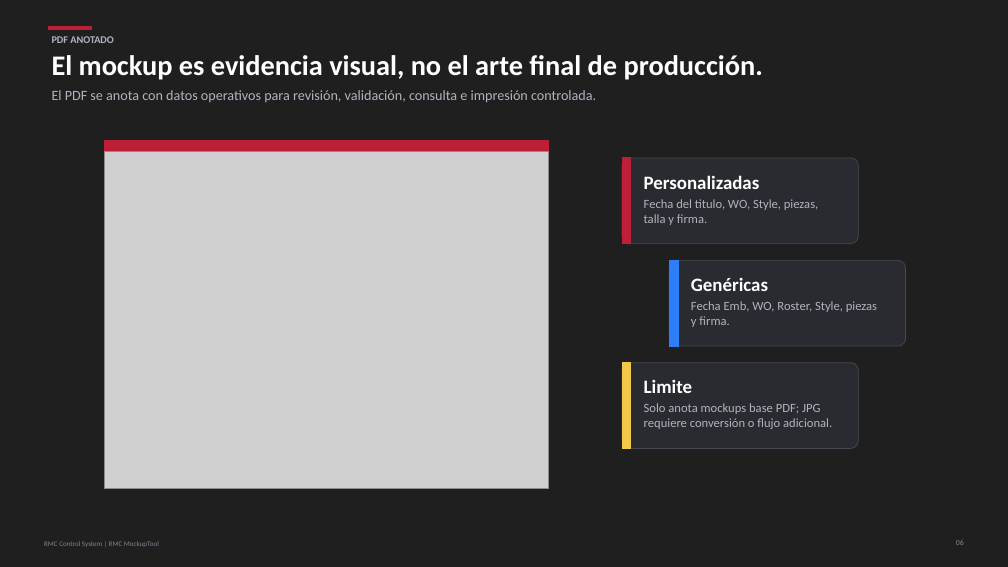
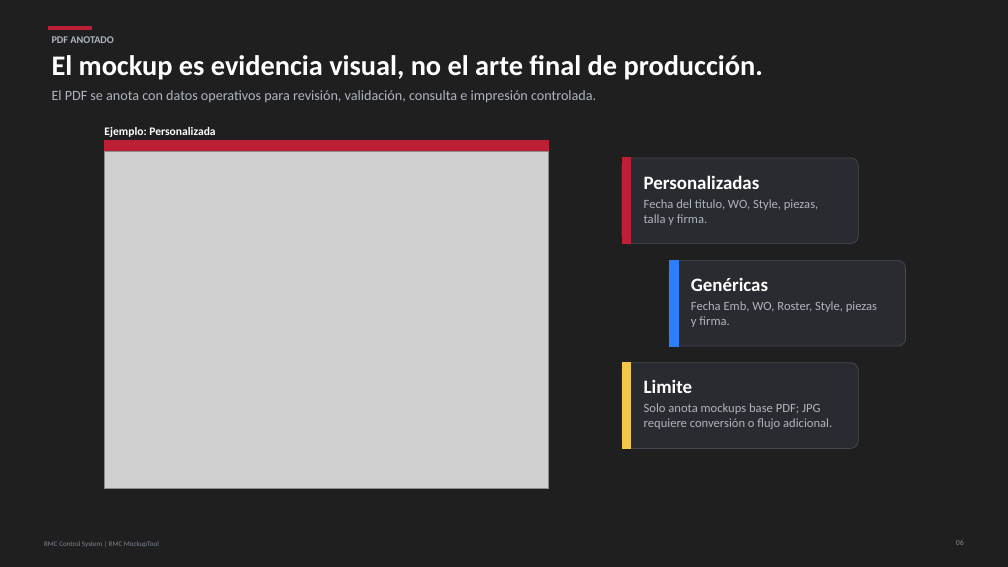
Before and after one commit to albertormc63-cpu/RMC-MockupTool, a slide deck: slide 6 of docs/presentacion/Presentacion_RMC_MockupTool.pptx. Drawn at 1008x567 pixels with LibreOffice and Linux fonts; fonts in the diff are those of the drawing; grey boxes stand for pictures. Boxes give left, top, right and bottom in pixels: in the first picture for what was removed or moved away, otherwise in the second. Text is boxed around its words. In the diff, an @@ line names an element or a change of style, - is before the commit and + after.

```diff
--- a/docs/presentacion/Presentacion_RMC_MockupTool.pptx
+++ b/docs/presentacion/Presentacion_RMC_MockupTool.pptx
@@ text added at [104, 127, 215, 137], 11 pt, text #FFFFFF, bold @@
+Ejemplo: Personalizada
```
Also in this commit, not shown: 2 other slides changed, 1 slide removed, 4 other files.
